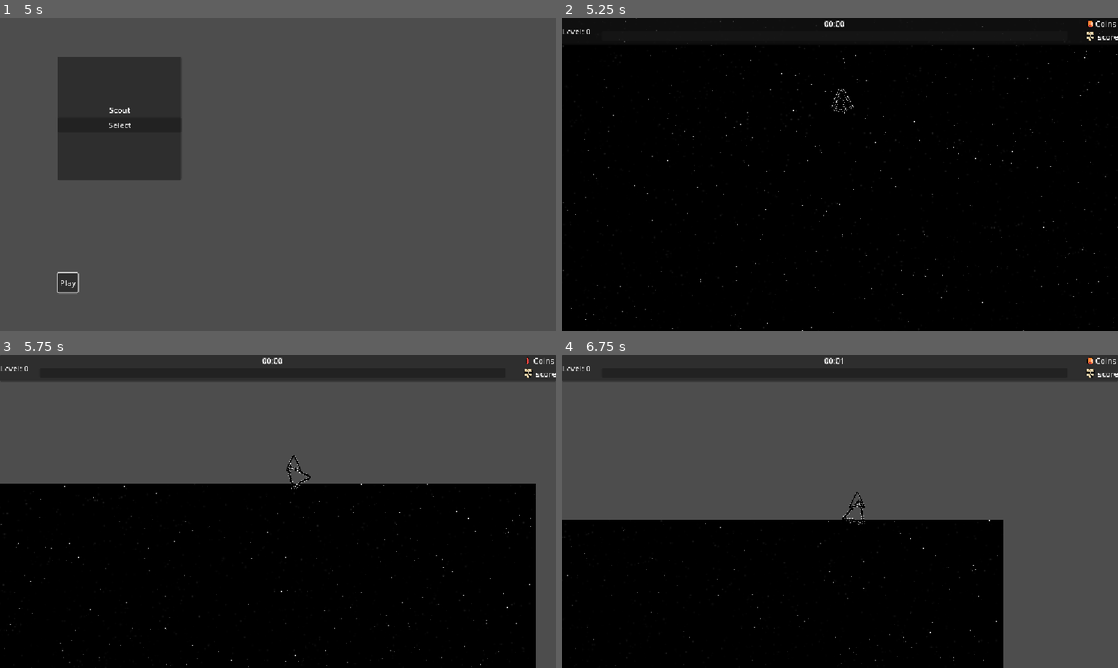
Above: before the commit, frames 1-4 (two rows, left to right).
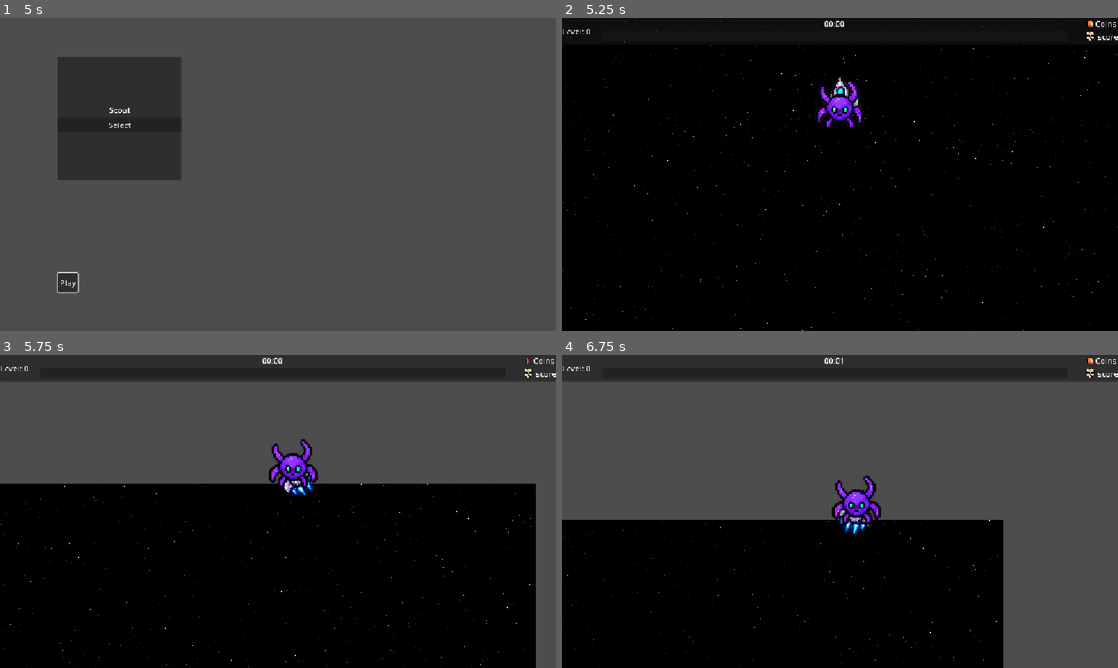
Above: after the commit, the same moments.

Repository: Savo-Consortium-of-Education/tatu-loppuprojekti
Game: Godot game, scene res://scenes/menus/main_menu.tscn
The game is run twice, just before and just after one commit, with the same random seed, the same clock (stepped at 60 frames per second) and the same inputs.
Inputs (mouse positions are in pixels of both pictures, inside the frame that each line leads up to):
- Up to frame 1 (5 s): click "Play" at 0.5 s; click "Play" at 1.25 s; click "Play" at 2 s; click "Select" at 2.75 s; tap Enter at 3.5 s; move the mouse to (400, 158) at 3.52 s; hold D (move_right) 3.53-4.28 s; hold Right mouse button (boost) 3.53-4.28 s; tap Space at 4.25 s; move the mouse to (166, 190) at 4.27 s; hold Down (move_down) from 4.28 s (still down); right-click (166, 190) at 4.35 s
- Up to frame 2 (5.25 s): tap Enter at 5 s; move the mouse to (895, 105) at 5.02 s; release Down (move_down) at 5.03 s; hold D (move_right) from 5.03 s (still down); hold Right mouse button (boost) from 5.03 s (still down)
- Up to frame 3 (5.75 s): keep holding D (move_right); keep holding Right mouse button (boost)
- Up to frame 4 (6.75 s): move the mouse to (856, 473) at 5.77 s; release D (move_right) at 5.78 s; release Right mouse button (boost) at 5.78 s; hold W (move_up) 5.78-6.53 s; right-click (856, 473) at 5.85 s; move the mouse to (1006, 558) at 6.52 s; hold Left (move_left) from 6.53 s (still down); hold Right mouse button (boost) from 6.53 s (still down)

Frame 1 is identical in both runs. In frame 2, 0.7% of the frame differs, in the area x 45-55%, y 18-36%; in frame 3, 0.9%; in frame 4, 1.0%, in the area x 48-58%, y 38-58%.

Commit message:
feat: add assets & refactor assets folder

Diff:
--- a/scenes/characters/scout/scout.tscn
+++ b/scenes/characters/scout/scout.tscn
@@ -2,6 +2,7 @@
 
 [ext_resource type="Script" uid="uid://dgyxsvrook277" path="res://scenes/characters/baseCharacter/base_character.gd" id="1_maxyk"]
 [ext_resource type="Resource" uid="uid://dkbiq6hcuwxai" path="res://resources/characters/scout_data.tres" id="2_hkh3p"]
+[ext_resource type="Texture2D" uid="uid://xbnn517mmcia" path="res://assets/sprites/ships/ship_scout.png" id="3_rb8v2"]
 
 [sub_resource type="CircleShape2D" id="CircleShape2D_kwnof"]
 
@@ -13,3 +14,4 @@
 shape = SubResource("CircleShape2D_kwnof")
 
 [node name="Sprite2D" type="Sprite2D" parent="." unique_id=1023800608]
+texture = ExtResource("3_rb8v2")
--- a/scenes/enemies/testEnemy/test_enemy.tscn
+++ b/scenes/enemies/testEnemy/test_enemy.tscn
@@ -1,7 +1,7 @@
 [gd_scene format=3 uid="uid://dcbbdfokwjv3l"]
 
 [ext_resource type="Script" uid="uid://cda6vuwub685v" path="res://scenes/enemies/baseEnemy/base_enemy.gd" id="1_h4ad6"]
-[ext_resource type="Texture2D" uid="uid://ds0y8mbv35idk" path="res://assets/Player/player.png" id="2_gby4n"]
+[ext_resource type="Texture2D" uid="uid://cw38naid3m3v7" path="res://assets/sprites/enemies/enemy_crawler.png" id="2_h4ad6"]
 
 [sub_resource type="CircleShape2D" id="CircleShape2D_kwnof"]
 
@@ -12,4 +12,4 @@
 shape = SubResource("CircleShape2D_kwnof")
 
 [node name="Sprite2D" type="Sprite2D" parent="." unique_id=1669599853]
-texture = ExtResource("2_gby4n")
+texture = ExtResource("2_h4ad6")
--- a/scenes/player.tscn
+++ b/scenes/player.tscn
@@ -1,9 +1,13 @@
 [gd_scene format=3 uid="uid://chrm3aobewxyi"]
 
 [ext_resource type="Script" uid="uid://dvub8j1ok235u" path="res://scripts/player/player.gd" id="1_3vyb7"]
-[ext_resource type="Texture2D" uid="uid://ds0y8mbv35idk" path="res://assets/Player/player.png" id="2_g2els"]
+[ext_resource type="Texture2D" uid="uid://xbnn517mmcia" path="res://assets/sprites/ships/ship_scout.png" id="2_g2els"]
 
 [sub_resource type="CircleShape2D" id="CircleShape2D_kwnof"]
+
+[sub_resource type="AtlasTexture" id="AtlasTexture_qhqgy"]
+atlas = ExtResource("2_g2els")
+region = Rect2(8, 11, 110, 132)
 
 [sub_resource type="SpriteFrames" id="SpriteFrames_kwnof"]
 animations = [{
@@ -14,7 +18,7 @@
 }, {
 "frames": [{
 "duration": 1.0,
-"texture": ExtResource("2_g2els")
+"texture": SubResource("AtlasTexture_qhqgy")
 }],
 "loop": 1,
 "name": &"default",
@@ -33,6 +37,7 @@
 rotation_smoothing_enabled = true
 
 [node name="Visuals" type="Node2D" parent="." unique_id=197805212]
+scale = Vector2(0.5, 0.5)
 
 [node name="AnimatedSprite2D" type="AnimatedSprite2D" parent="Visuals" unique_id=1743324801]
 sprite_frames = SubResource("SpriteFrames_kwnof")
--- a/scenes/ui/hud.tscn
+++ b/scenes/ui/hud.tscn
@@ -1,8 +1,9 @@
 [gd_scene format=3 uid="uid://ccjdlg8w2xb1i"]
 
-[ext_resource type="Texture2D" uid="uid://raqlu6hh4bw6" path="res://assets/Coin/coin1_16x16.png" id="1_0mwgc"]
+[ext_resource type="Texture2D" uid="uid://raqlu6hh4bw6" path="res://assets/sprites/coin/coin1_16x16.png" id="1_0mwgc"]
 [ext_resource type="Script" uid="uid://xhvcsy0ye0qb" path="res://scripts/ui/hud.gd" id="1_hqnrr"]
-[ext_resource type="Texture2D" uid="uid://c7chgm7inwbx7" path="res://assets/Skull/Skull_Old.png" id="3_bo48s"]
+[ext_resource type="Theme" uid="uid://bxwqddg308rmc" path="res://resources/theme.tres" id="2_8qguk"]
+[ext_resource type="Texture2D" uid="uid://c7chgm7inwbx7" path="res://assets/sprites/skull/Skull_Old.png" id="3_bo48s"]
 
 [sub_resource type="AtlasTexture" id="AtlasTexture_hqnrr"]
 atlas = ExtResource("1_0mwgc")
--- a/scenes/world.tscn
+++ b/scenes/world.tscn
@@ -2,7 +2,7 @@
 
 [ext_resource type="PackedScene" uid="uid://ccjdlg8w2xb1i" path="res://scenes/ui/hud.tscn" id="1_4wyf3"]
 [ext_resource type="Script" uid="uid://qw6ecitnvlsk" path="res://scripts/world.gd" id="1_k0juu"]
-[ext_resource type="Texture2D" uid="uid://durd72l258po5" path="res://assets/Sky/Starfields/Starfield_01-1024x1024.png" id="1_rwgxs"]
+[ext_resource type="Texture2D" uid="uid://durd72l258po5" path="res://assets/sky/Starfields/Starfield_01-1024x1024.png" id="1_rwgxs"]
 [ext_resource type="PackedScene" uid="uid://dcbbdfokwjv3l" path="res://scenes/enemies/testEnemy/test_enemy.tscn" id="4_k0juu"]
 
 [sub_resource type="PanoramaSkyMaterial" id="PanoramaSkyMaterial_k0juu"]
Binary file removed: assets/Player/player.png
Not shown, changed: assets/Sky/Blue Nebula/Blue_Nebula_01-1024x1024.png.import
Not shown, changed: assets/Sky/Blue Nebula/Blue_Nebula_02-1024x1024.png.import
Not shown, changed: assets/Sky/Blue Nebula/Blue_Nebula_03-1024x1024.png.import
Not shown, changed: assets/Sky/Blue Nebula/Blue_Nebula_04-1024x1024.png.import
Not shown, changed: assets/Sky/Blue Nebula/Blue_Nebula_05-1024x1024.png.import
Not shown, changed: assets/Sky/Blue Nebula/Blue_Nebula_06-1024x1024.png.import
Not shown, changed: assets/Sky/Blue Nebula/Blue_Nebula_07-1024x1024.png.import
Not shown, changed: assets/Sky/Blue Nebula/Blue_Nebula_08-1024x1024.png.import
Not shown, changed: assets/Sky/Green Nebula/Green_Nebula_01-1024x1024.png.import
Not shown, changed: assets/Sky/Green Nebula/Green_Nebula_02-1024x1024.png.import
Not shown, changed: assets/Sky/Green Nebula/Green_Nebula_03-1024x1024.png.import
(and 130 more such lines)
